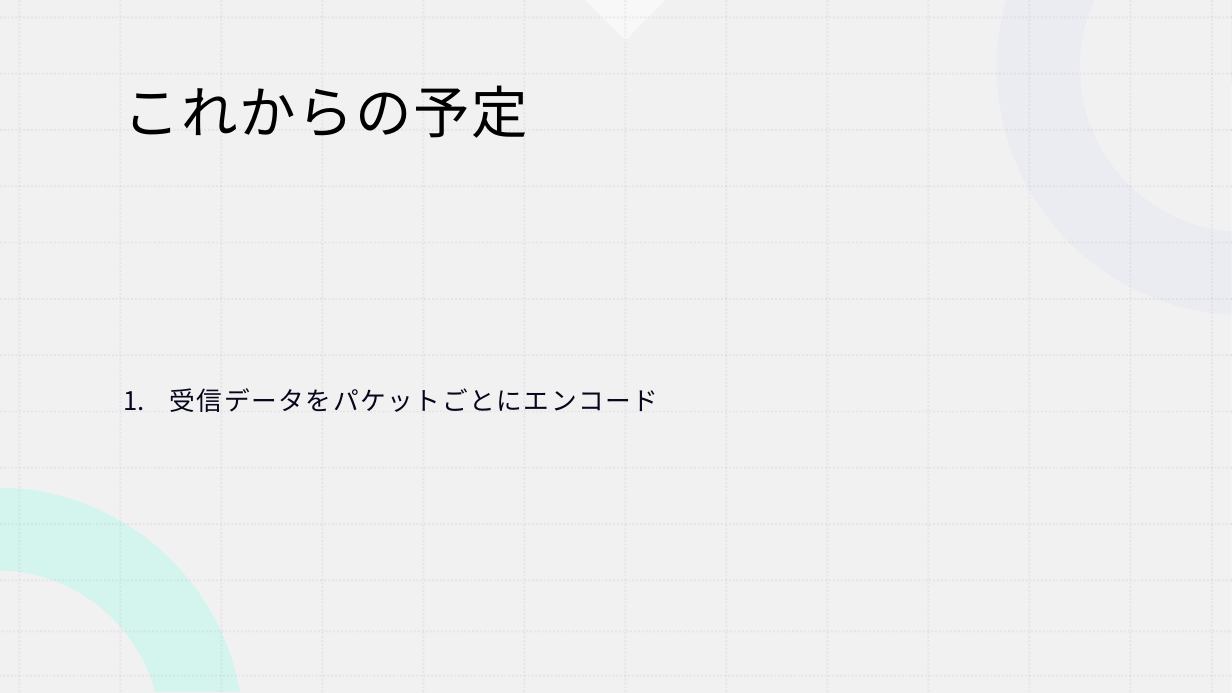
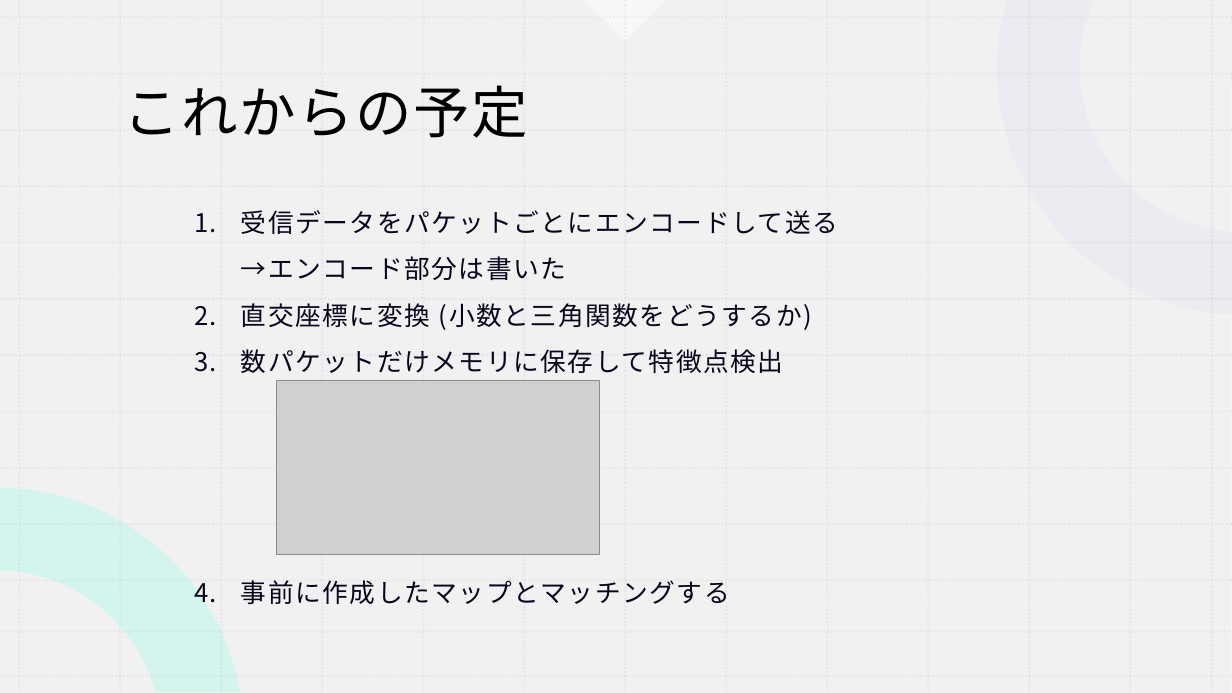
Before and after one commit to koki0517/KOBO_FPGA, a slide deck: slide 9 of 前期最終発表.pptx (slide 6 before the commit). Drawn at 1232x693 pixels with LibreOffice and Linux fonts; fonts in the diff are those of the drawing; grey boxes stand for pictures. Boxes give left, top, right and bottom in pixels: in the first picture for what was removed or moved away, otherwise in the second. Text is boxed around its words. In the diff, an @@ line names an element or a change of style, - is before the commit and + after.

```diff
--- a/前期最終発表.pptx
+++ b/前期最終発表.pptx
@@ text "受信データをパケットごとにエンコードして送る →エンコード部分は書いた" at (241, 210, 838, 604): vertical alignment middle to top @@
@@ text at (241, 210, 838, 604): text changed @@
-1. 受信データをパケットごとにエンコード
+1. 受信データをパケットごとにエンコードして送る
+   →エンコード部分は書いた
+2. 直交座標に変換 (小数と三角関数をどうするか)
+3. 数パケットだけメモリに保存して特徴点検出
+4. 事前に作成したマップとマッチングする
@@ picture added at (277, 381, 600, 555) @@
```
Also in this commit, not shown: 2 other slides changed, 3 slides added, 3 other files.
